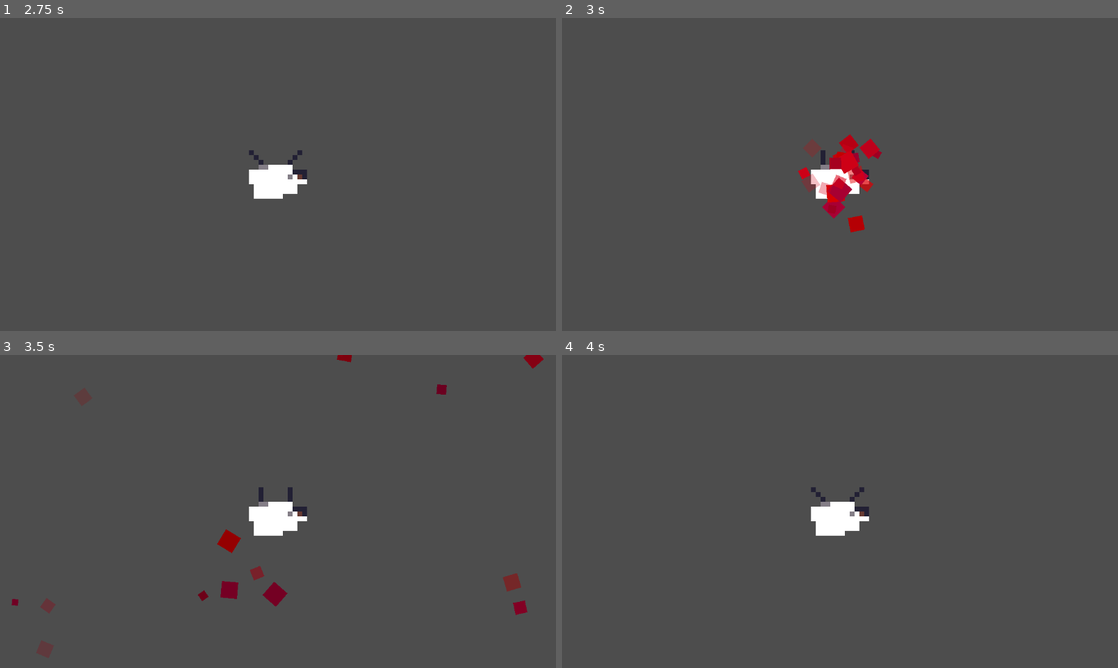
Above: before the commit, frames 1-4 (two rows, left to right).
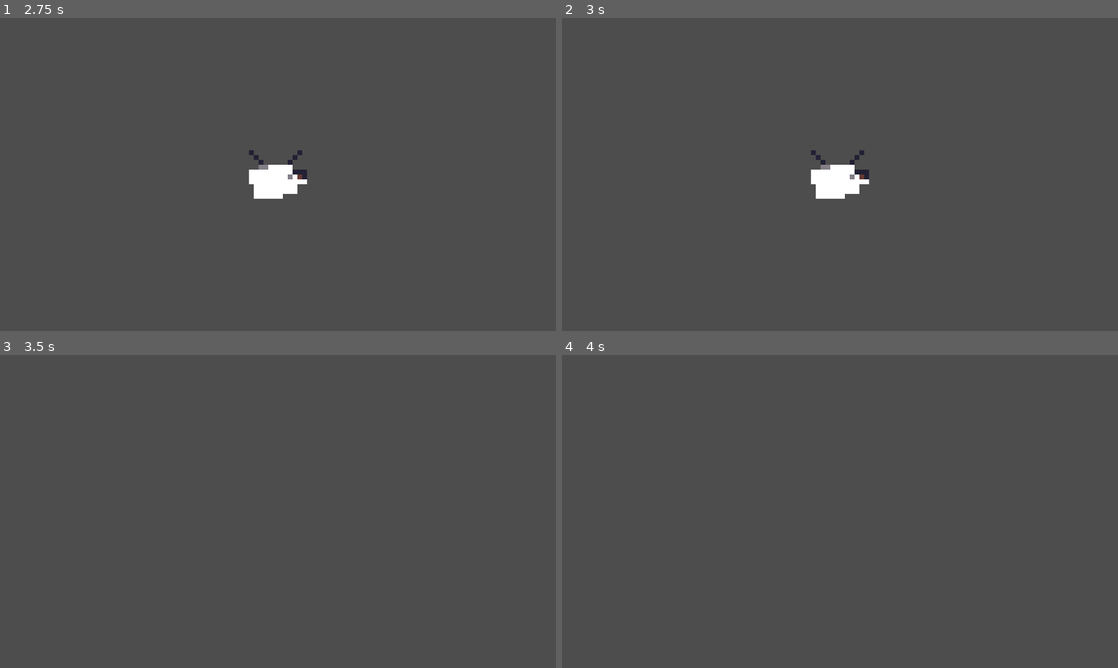
Above: after the commit, the same moments.

Repository: aeriab/giftjam_lebron
Game: Godot game, scene res://shap.tscn
Same seed, same stepped clock (60 frames per second), same inputs: the game is played once before the commit and once after it.
Inputs (mouse positions are in pixels of both pictures, inside the frame that each line leads up to):
- Up to frame 1 (2.75 s): tap Enter at 0.5 s; move the mouse to (278, 174) at 0.52 s; click (278, 174) at 0.67 s; move the mouse to (444, 221) at 1.27 s; click (444, 221) at 1.42 s; tap Space at 2 s; move the mouse to (111, 127) at 2.02 s; click (111, 127) at 2.17 s
- Up to frame 2 (3 s): tap Enter at 2.75 s; move the mouse to (867, 174) at 2.77 s; click (867, 174) at 2.92 s
- Up to frame 3 (3.5 s): no input
- Up to frame 4 (4 s): move the mouse to (756, 433) at 3.52 s; click (756, 433) at 3.67 s

Frame 1 is identical in both runs. In frame 2, 1.6% of the frame differs, in the area x 42-58%, y 37-69%; in frame 3, 2.1%, in the area x 2-98%, y 0-84%; in frame 4, 1.0%.

Commit message:
slight death fix

Diff:
--- a/shap.gd
+++ b/shap.gd
@@ -92,7 +92,7 @@
 
 # SEES MOUSE CLICKS TO ALLOW DEATH
 func _input(event):
-	if event is InputEventMouseButton and event.pressed and event.button_index == MOUSE_BUTTON_LEFT and mouse_inside:
+	if event is InputEventMouseButton and event.pressed and event.button_index == MOUSE_BUTTON_LEFT and mouse_inside and state!=States.DEATH:
 		set_state("DEATH")
 
 func _on_idle_timeout():
